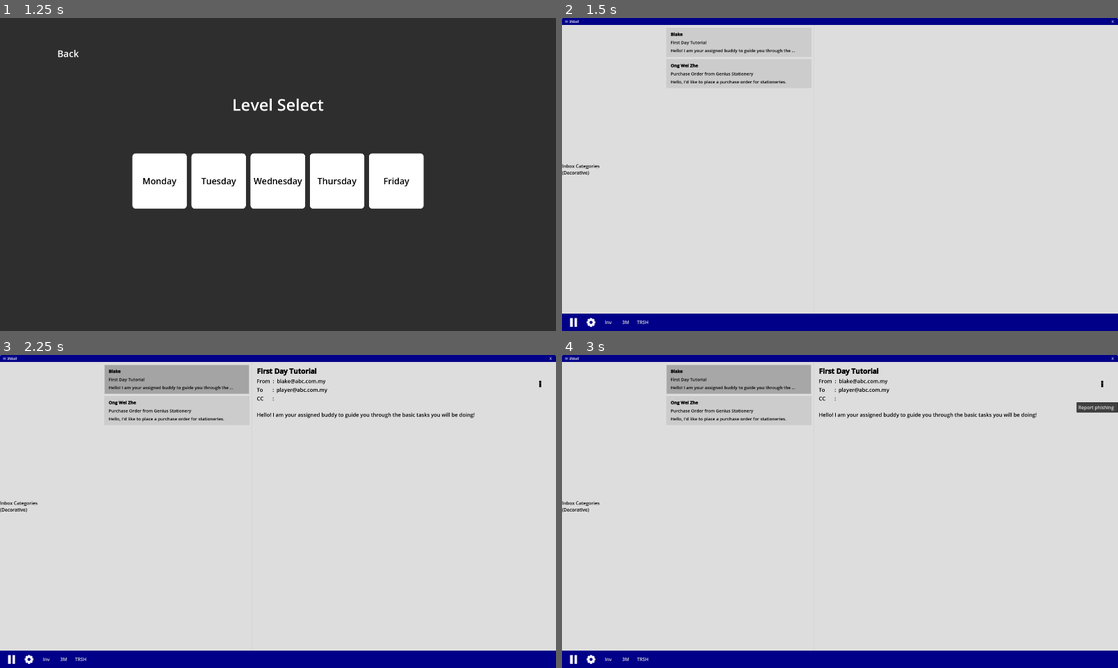
Above: before the commit, frames 1-4 (two rows, left to right).
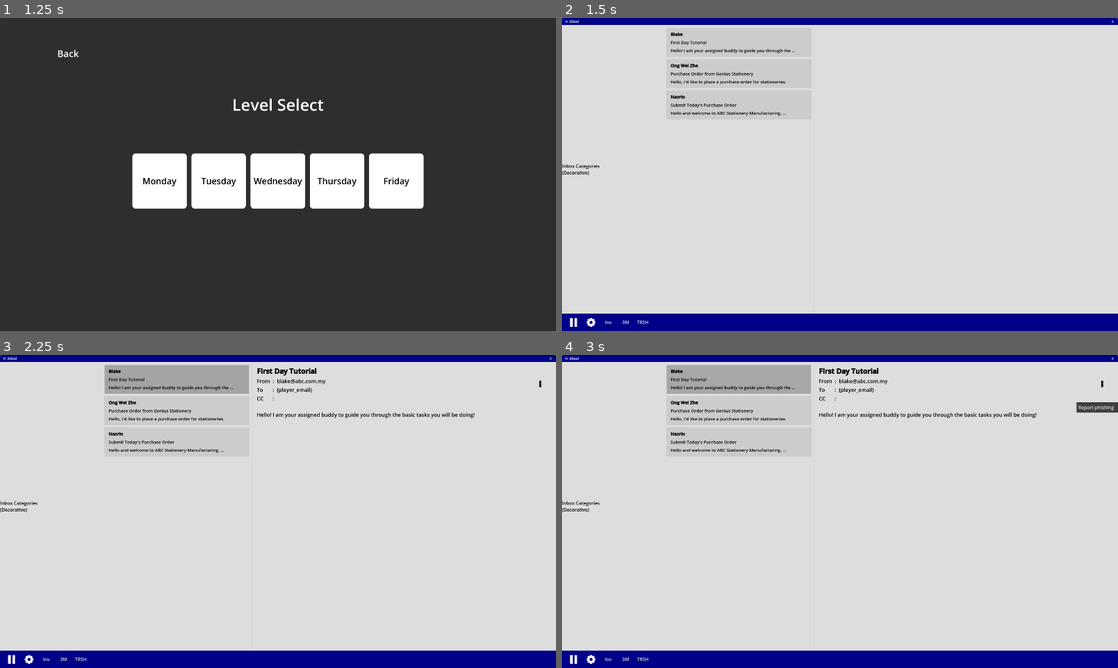
Above: after the commit, the same moments.

Repository: Wong-Kai-Lun/gamified-cybersecurity-awareness-training
Game: Godot game, scene res://game/main_menu/main_menu.tscn
Same seed, same stepped clock (60 frames per second), same inputs: the game is played once before the commit and once after it.
Inputs (mouse positions are in pixels of both pictures, inside the frame that each line leads up to):
- Up to frame 1 (1.25 s): click "New Game" at 0.5 s
- Up to frame 2 (1.5 s): click "Monday" at 1.25 s
- Up to frame 3 (2.25 s): click (177, 380) at 2.02 s
- Up to frame 4 (3 s): click "⋮" at 2.75 s

Frame 1 is identical in both runs. In frame 2, 0.3% of the frame differs, in the area x 19-41%, y 24-32%; in frame 3, 0.4%, in the area x 19-59%, y 10-32%; in frame 4, 0.4%.

Commit message:
Modify Sample Level Data

Diff:
--- a/godot/data/email/1_tutorial.tres
+++ b/godot/data/email/1_1_tutorial.tres
@@ -1,16 +1,16 @@
 [gd_resource type="Resource" script_class="EmailData" load_steps=3 format=3 uid="uid://bdngpu77vre0r"]
 
-[ext_resource type="Script" path="res://data/file_data.gd" id="1_i1dnx"]
-[ext_resource type="Script" path="res://data/email_data.gd" id="2_8vukg"]
+[ext_resource type="Script" path="res://data/file_data.gd" id="1_rv21j"]
+[ext_resource type="Script" path="res://data/email_data.gd" id="2_oktdq"]
 
 [resource]
-script = ExtResource("2_8vukg")
+script = ExtResource("2_oktdq")
 email_type = 0
 sender_name = "Blake"
 sender_address = "blake@abc.com.my"
-to_address = "player@abc.com.my"
+to_address = "{player_email}"
 cc_address = ""
 subject = "First Day Tutorial"
 email_body = "Hello! I am your assigned buddy to guide you through the basic tasks you will be doing!"
-attached_files = Array[ExtResource("1_i1dnx")]([])
+attached_files = Array[ExtResource("1_rv21j")]([])
 score = 0.0
--- /dev/null
+++ b/godot/data/email/1_2_genius_p_o.tres
@@ -0,0 +1,17 @@
+[gd_resource type="Resource" script_class="EmailData" load_steps=4 format=3 uid="uid://dc8hwm4pawqob"]
+
+[ext_resource type="Script" path="res://data/file_data.gd" id="1_fcb88"]
+[ext_resource type="Resource" uid="uid://c3sa2jb3xuu7v" path="res://data/file/1_genius_purchase_order.tres" id="2_g5cpn"]
+[ext_resource type="Script" path="res://data/email_data.gd" id="3_d5m7r"]
+
+[resource]
+script = ExtResource("3_d5m7r")
+email_type = 1
+sender_name = "Ong Wei Zhe"
+sender_address = "ongweizhe@genius.com"
+to_address = "{player_email}"
+cc_address = ""
+subject = "Purchase Order from Genius Stationery"
+email_body = "Hello, I'd like to place a purchase order for stationeries."
+attached_files = Array[ExtResource("1_fcb88")]([ExtResource("2_g5cpn")])
+score = 0.0
--- /dev/null
+++ b/godot/data/email/1_3_submit_p_o.tres
@@ -0,0 +1,16 @@
+[gd_resource type="Resource" script_class="EmailData" load_steps=3 format=3 uid="uid://cs65vjxte2oy1"]
+
+[ext_resource type="Script" path="res://data/file_data.gd" id="1_j2c2x"]
+[ext_resource type="Script" path="res://data/email_data.gd" id="2_yigq8"]
+
+[resource]
+script = ExtResource("2_yigq8")
+email_type = 2
+sender_name = "Nazrin"
+sender_address = "nazrin.finance@abc.com.my"
+to_address = "{player_email}"
+cc_address = ""
+subject = "Submit Today's Purchase Order"
+email_body = "Hello and welcome to ABC Stationery Manufacturing, {player_name}![p] [p]I am Nazrin from Finance Department, and my email address is where you submit Purchase Orders you have received today from our clients.[p] [p]To make things easier for you, I'll send you a request email like this every day and you can just drop the files in and click send![p] [p][b]Make sure that you have collected all the Purchase Orders sent to you today before submitting. A missed order is a missed opportunity![/b]"
+attached_files = Array[ExtResource("1_j2c2x")]([])
+score = 0.0
--- a/godot/data/email/1_genius_invoice.tres
+++ /dev/null
@@ -1,17 +0,0 @@
-[gd_resource type="Resource" script_class="EmailData" load_steps=4 format=3 uid="uid://dc8hwm4pawqob"]
-
-[ext_resource type="Script" path="res://data/file_data.gd" id="1_wqonw"]
-[ext_resource type="Script" path="res://data/email_data.gd" id="2_75v2j"]
-[ext_resource type="Resource" uid="uid://c3sa2jb3xuu7v" path="res://data/file/1_genius_purchase_order.tres" id="2_wpumd"]
-
-[resource]
-script = ExtResource("2_75v2j")
-email_type = 1
-sender_name = "Ong Wei Zhe"
-sender_address = "ongweizhe@genius.com"
-to_address = "player@abc.com.my"
-cc_address = ""
-subject = "Purchase Order from Genius Stationery"
-email_body = "Hello, I'd like to place a purchase order for stationeries."
-attached_files = Array[ExtResource("1_wqonw")]([ExtResource("2_wpumd")])
-score = 0.0
--- a/godot/data/email_pack/monday.tres
+++ b/godot/data/email_pack/monday.tres
@@ -1,11 +1,12 @@
-[gd_resource type="Resource" script_class="EmailPack" load_steps=5 format=3 uid="uid://cuf0qptsyfugr"]
+[gd_resource type="Resource" script_class="EmailPack" load_steps=6 format=3 uid="uid://cuf0qptsyfugr"]
 
 [ext_resource type="Script" path="res://data/email_data.gd" id="1_krvfn"]
-[ext_resource type="Resource" uid="uid://bdngpu77vre0r" path="res://data/email/1_tutorial.tres" id="2_vhi5h"]
-[ext_resource type="Resource" uid="uid://dc8hwm4pawqob" path="res://data/email/1_genius_invoice.tres" id="3_r3rbc"]
+[ext_resource type="Resource" uid="uid://bdngpu77vre0r" path="res://data/email/1_1_tutorial.tres" id="2_qc7wd"]
+[ext_resource type="Resource" uid="uid://dc8hwm4pawqob" path="res://data/email/1_2_genius_p_o.tres" id="3_tqhmx"]
 [ext_resource type="Script" path="res://data/email_pack.gd" id="4_8j6wb"]
+[ext_resource type="Resource" uid="uid://cs65vjxte2oy1" path="res://data/email/1_3_submit_p_o.tres" id="4_aarsp"]
 
 [resource]
 script = ExtResource("4_8j6wb")
 pack_name = "Monday"
-emails = Array[ExtResource("1_krvfn")]([ExtResource("2_vhi5h"), ExtResource("3_r3rbc")])
+emails = Array[ExtResource("1_krvfn")]([ExtResource("2_qc7wd"), ExtResource("3_tqhmx"), ExtResource("4_aarsp")])
